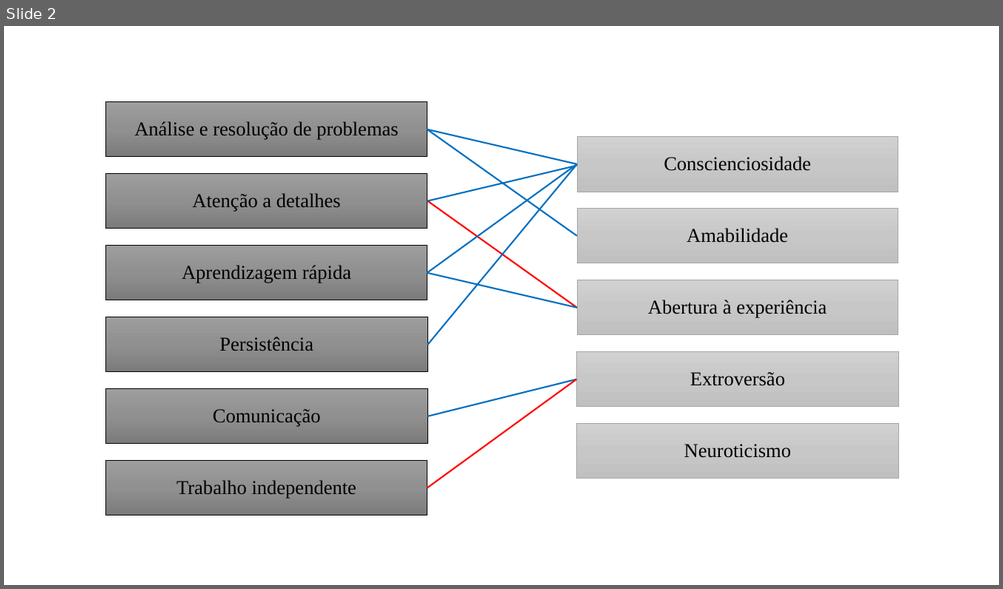
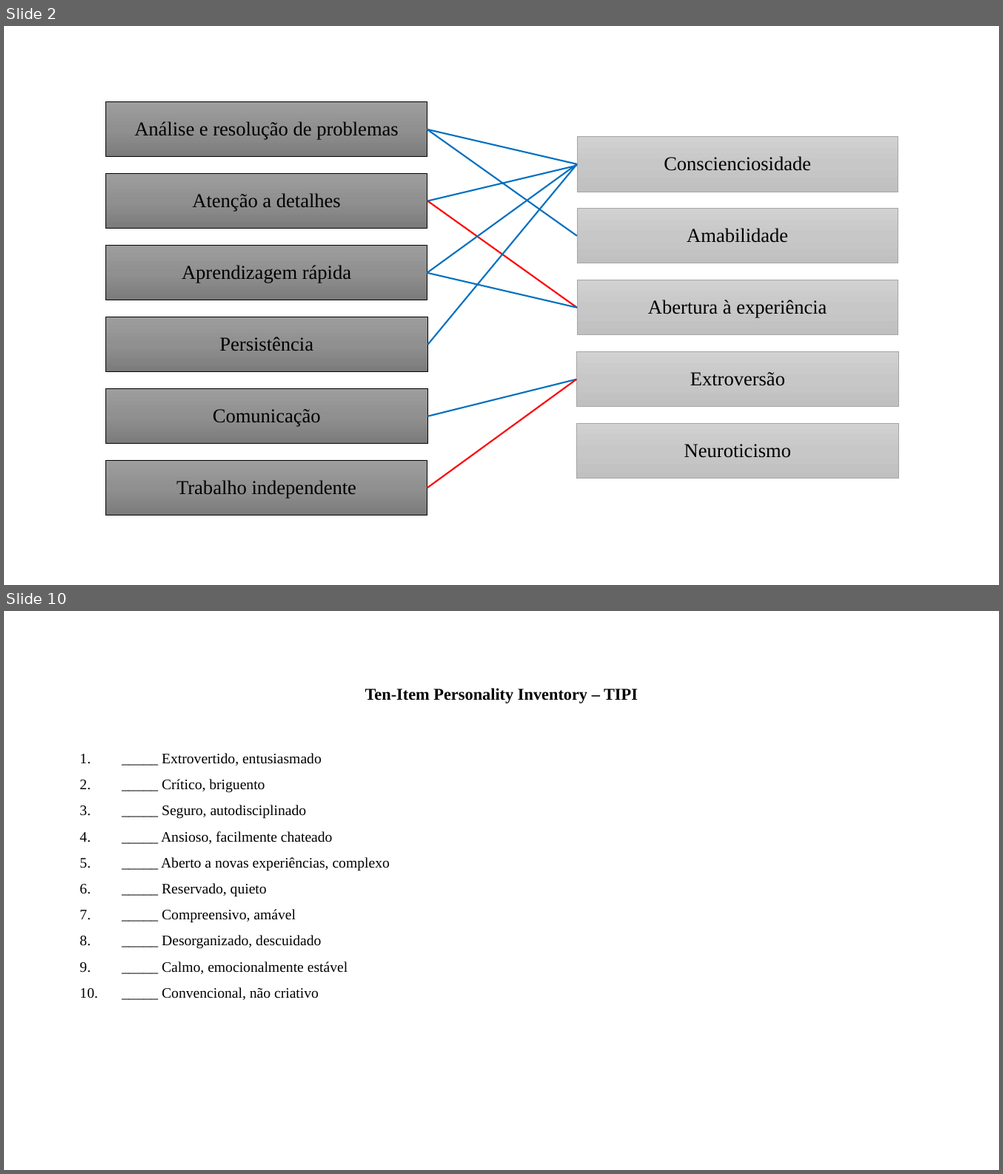
Before and after one commit to mhelynne/Dissertation, a slide deck: ppts/gerenciamento mapeamento.pptx. Shown one above the other, each under a label of ours: slide 2 before the commit, slides 2 and 10 after it; the slides between them are not shown. The pictures are 1003x589 and 1003x1174 pixels, drawn with LibreOffice and Linux fonts; fonts in the diff are those of the drawing. Boxes give left, top, right and bottom in pixels: in the first picture for what was removed or moved away, otherwise in the second. Text is boxed around its words. In the diff, an @@ line names an element or a change of style, - is before the commit and + after.

```diff
--- a/ppts/gerenciamento mapeamento.pptx
+++ b/ppts/gerenciamento mapeamento.pptx
@@ slide 10 added at (x1=4, y1=611, x2=999, y2=1170), background #FFFFFF @@
@@ title added at (x1=365, y1=688, x2=637, y2=703), 16 pt, text #000000, bold @@
+Ten-Item Personality Inventory – TIPI
@@ text added at (x1=161, y1=753, x2=390, y2=1000), 14 pt, text #000000 @@
+1. _____ Extrovertido, entusiasmado
+2. _____ Crítico, briguento
+3. _____ Seguro, autodisciplinado
+4. _____ Ansioso, facilmente chateado
+5. _____ Aberto a novas experiências, complexo
+6. _____ Reservado, quieto
+7. _____ Compreensivo, amável
+8. _____ Desorganizado, descuidado
+9. _____ Calmo, emocionalmente estável
+10. _____ Convencional, não criativo
```
Also in this commit, not shown: 10 other slides added, 13 other files.
